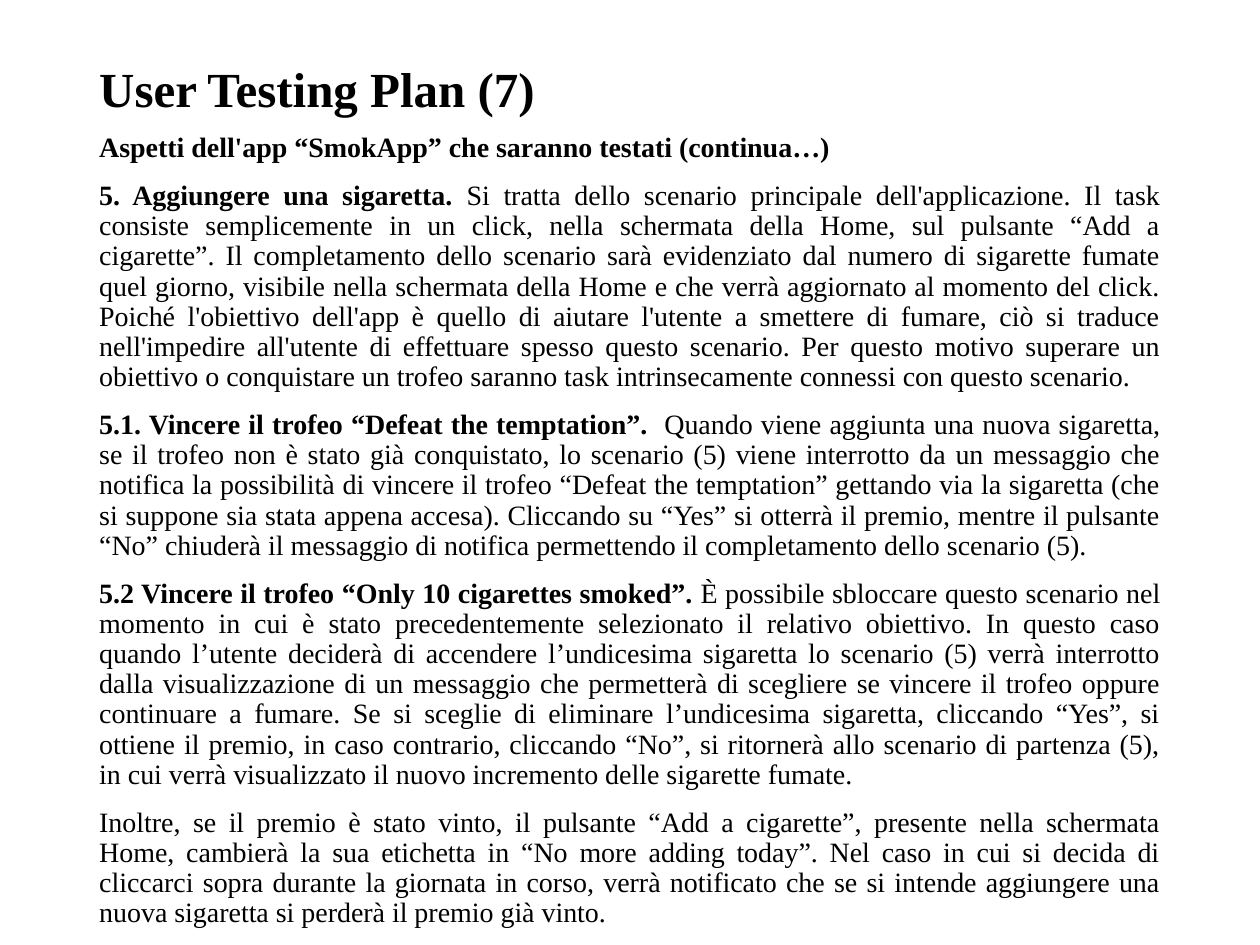
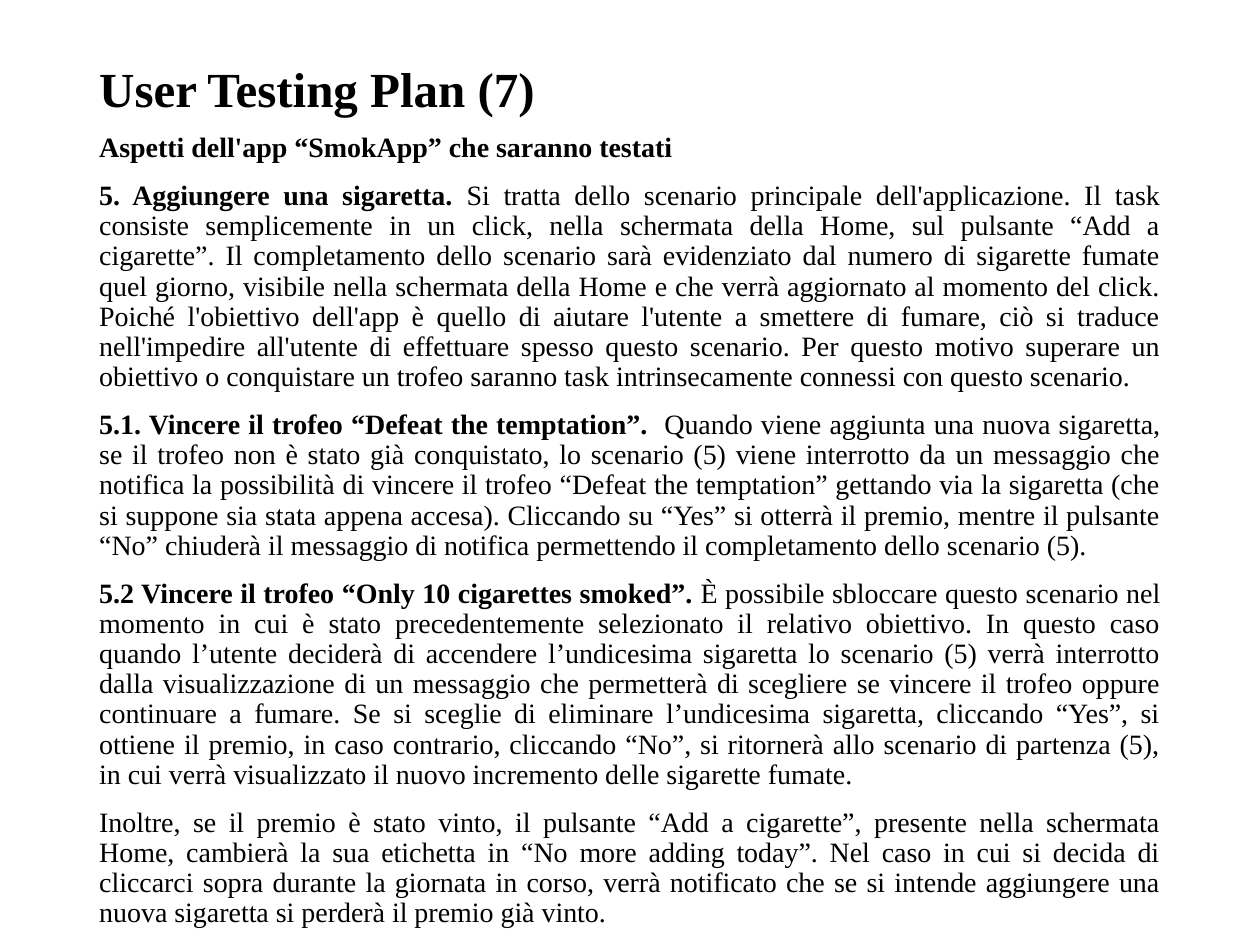
Before and after one commit to giusmastro91/Cognitive-systems, a slide deck: slide 12 of Prova_6/Leone_Mastrosimone_PresentazioneProgetto.pptx. Drawn at 1260x945 pixels with LibreOffice and Linux fonts; fonts in the diff are those of the drawing. Boxes give left, top, right and bottom in pixels: in the first picture for what was removed or moved away, otherwise in the second. Text is boxed around its words. In the diff, an @@ line names an element or a change of style, - is before the commit and + after.

```diff
--- a/Prova_6/Leone_Mastrosimone_PresentazioneProgetto.pptx
+++ b/Prova_6/Leone_Mastrosimone_PresentazioneProgetto.pptx
@@ text at [99, 137, 672, 163]: text changed @@
-Aspetti dell'app “SmokApp” che saranno testati (continua…)
+Aspetti dell'app “SmokApp” che saranno testati
```
Also in this commit, not shown: 3 other slides changed.
